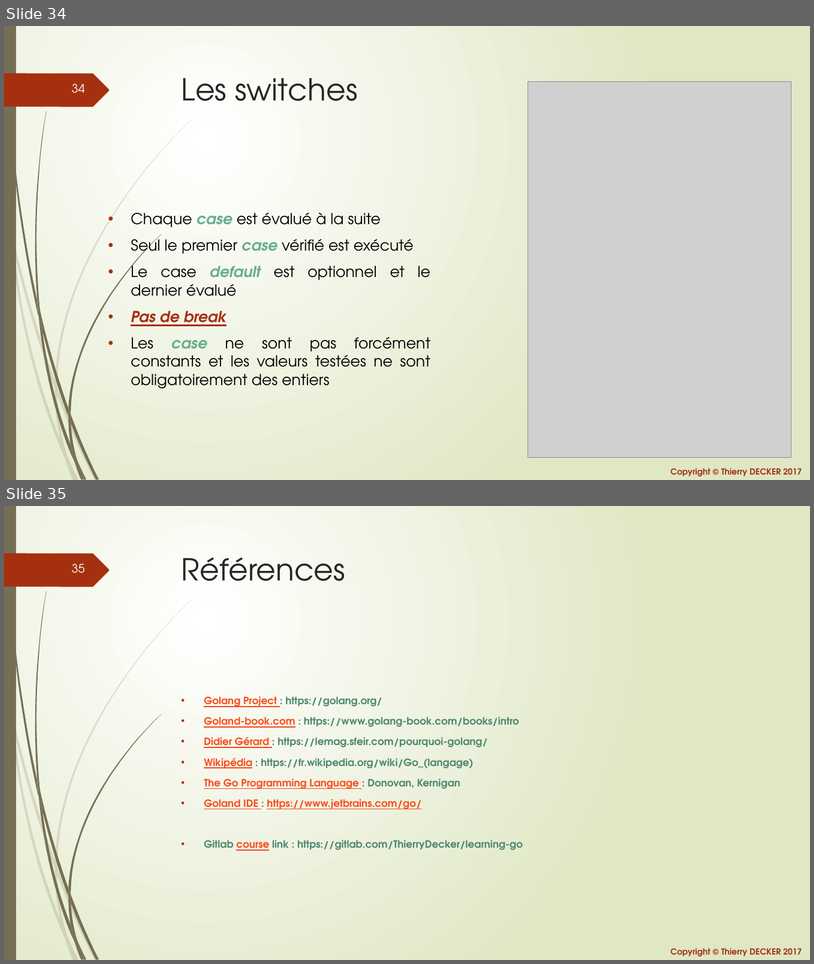
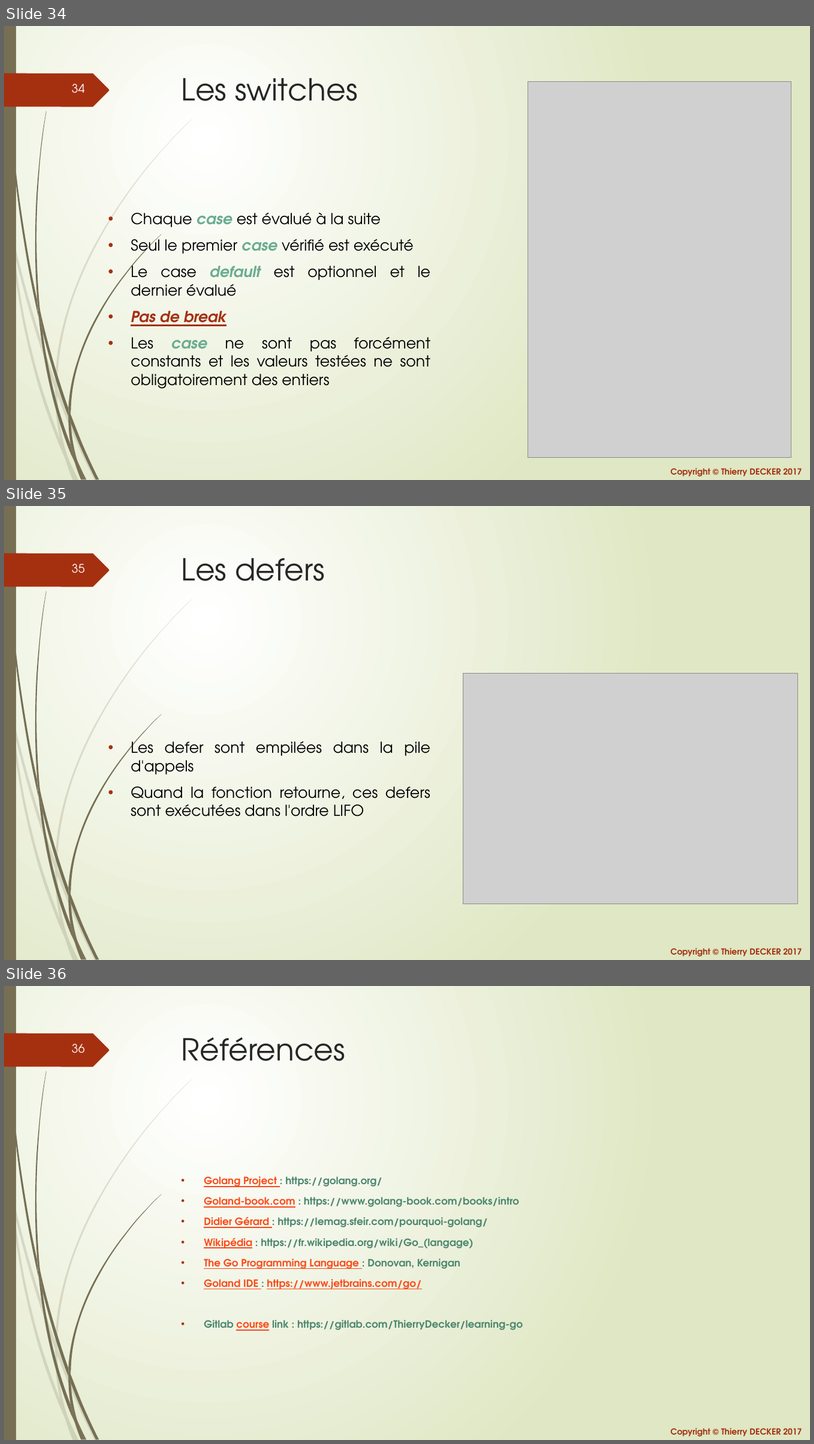
Before and after one commit to thierrydecker/learning-go, a slide deck: documentations/learning-go.pptx. Shown one above the other, each under a label of ours: slides 34 and 35 before the commit, slides 34, 35 and 36 after it. The pictures are 814x964 and 814x1444 pixels, drawn with LibreOffice and Linux fonts; fonts in the diff are those of the drawing; grey boxes stand for pictures. Boxes give left, top, right and bottom in pixels: in the first picture for what was removed or moved away, otherwise in the second. Text is boxed around its words. In the diff, an @@ line names an element or a change of style, - is before the commit and + after.

Commit message:
Added defer

```diff
--- a/documentations/learning-go.pptx
+++ b/documentations/learning-go.pptx
@@ slide 35 added at (x1=4, y1=506, x2=810, y2=960), background gradient #FFFFFF to #DFE8C4; not listed: 26 template elements that a slide beside it also shows @@
@@ title added at (x1=182, y1=558, x2=325, y2=581), 36 pt, text #262626 @@
+Les defers
@@ picture added at (x1=463, y1=673, x2=798, y2=903) @@
@@ text added at (x1=131, y1=737, x2=431, y2=816), 18 pt, text #000000 @@
+• Les defer sont empilées dans la pile d'appels
+• Quand la fonction retourne, ces defers sont exécutées dans l'ordre LIFO
@@ what was slide 35 is now slide 36 @@
@@ page number at (x1=72, y1=1044, x2=85, y2=1053): text changed @@
-35
+36
```
Also in this commit, not shown: 2 other files.
